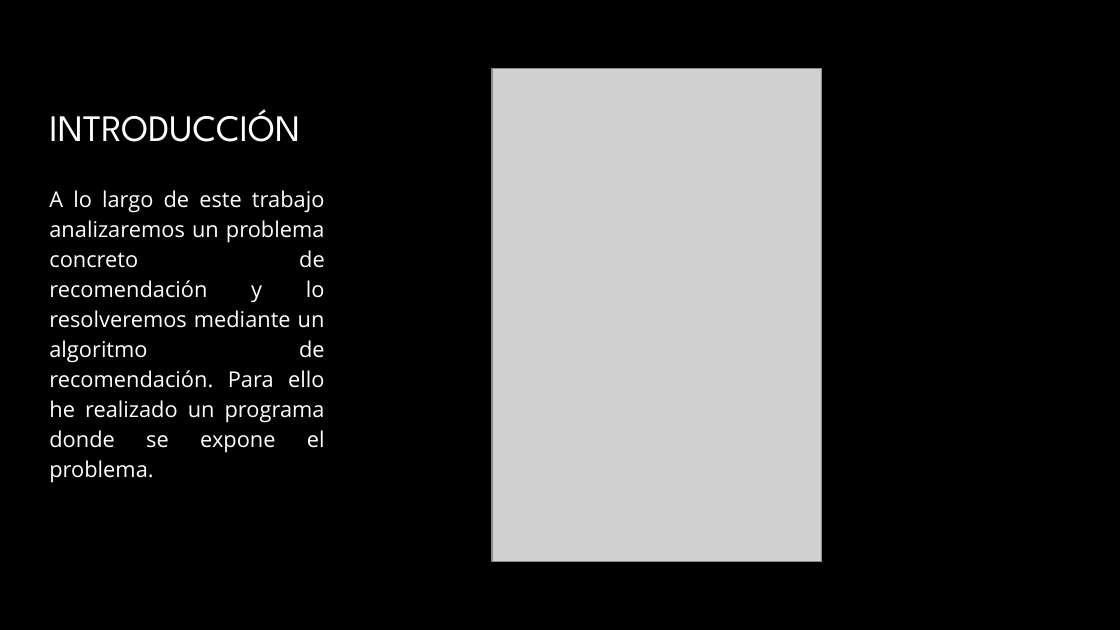
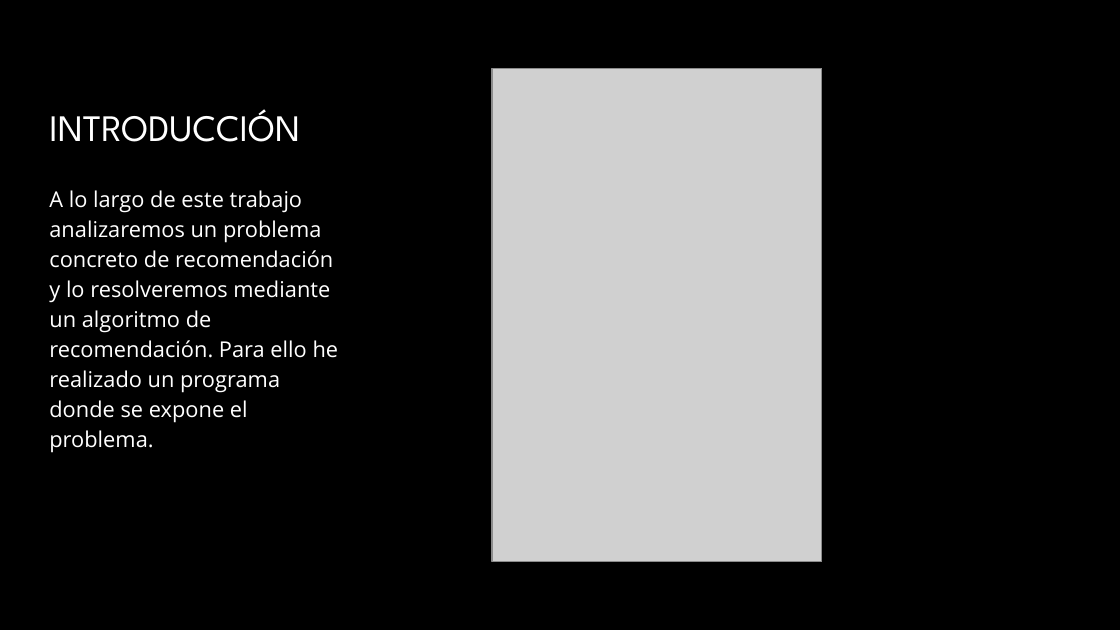
Before and after one commit to Catalfa/Recommandation_system, a slide deck: slide 2 of presentation/presentacion.pptx. Drawn at 1120x630 pixels with LibreOffice and Linux fonts; fonts in the diff are those of the drawing; grey boxes stand for pictures; background and template pictures are left out. Boxes give left, top, right and bottom in pixels: in the first picture for what was removed or moved away, otherwise in the second. Text is boxed around its words. In the diff, an @@ line names an element or a change of style, - is before the commit and + after.

```diff
--- a/presentation/presentacion.pptx
+++ b/presentation/presentacion.pptx
@@ text "A lo largo de este ..." at box(49, 190, 339, 453): alignment justified to left @@
```
Also in this commit, not shown: 3 other slides changed, 3 other files.
